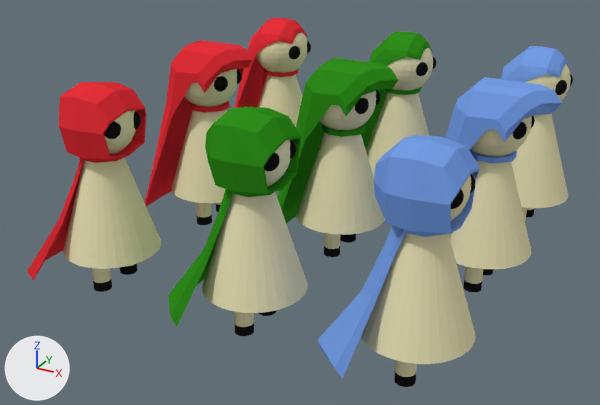
Before and after pictures for a commit that changed the Blender file Art Assets/NPC Models/NPC Clothing/Hunter Cape MKII (Head).blend.
Both versions are drawn from a 50 mm camera at (22.1, -31.0, 17.3) aimed at (6.0, -1.8, 2.6). Every picture has the same lights, and +X, +Y and +Z are marked at lower left.

The first picture shows 'Cube', 'Cube.001', 'Cube.002', 'Cube.003', 'Cube.004', 'Cube.005', 'Unequipped Human MKII', 'Unequipped Human MKII.001', 'Unequipped Human MKII.002', 'Unequipped Human MKII.003', 'Unequipped Human MKII.004', 'Unequipped Human MKII.005', 'Unequipped Human MKII.006', 'Unequipped Human MKII.007', 'Unequipped Human MKII.008'.
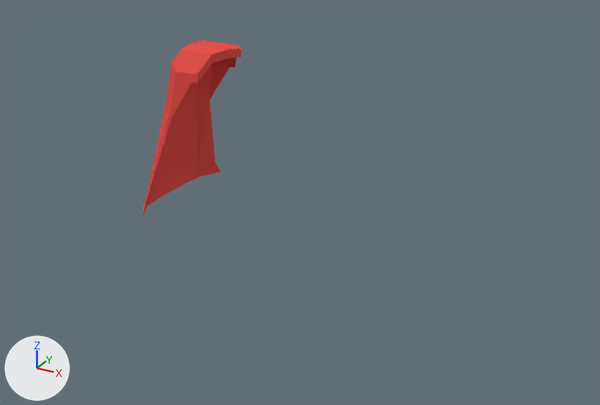
Commit message: Uploaded new capes
Overiding the last file that had all 9 capes on it, this simply uploades the three final capes we are going to be using on the NPC's

What differs and where, as boxes (x1, y1, x2, y2) in the pictures (600 x 405 px):
'Unequipped Human MKII.008', deleted: before (361, 174, 475, 387)
'Cube.005', deleted: before (317, 135, 480, 379)
'Unequipped Human MKII.003', deleted: before (202, 140, 308, 336)
'Unequipped Human MKII.002', deleted: before (63, 110, 161, 292)
'Cube', reshaped (10% narrower): before (144, 40, 253, 207); after (143, 40, 241, 215)
'Unequipped Human MKII.005', deleted: before (296, 91, 385, 257)
'Cube.002', deleted: before (168, 107, 301, 326)
'Unequipped Human MKII.006', deleted: before (449, 116, 535, 292)
'Cube.001', deleted (red): before (27, 82, 146, 280)
'Unequipped Human MKII.007', deleted: before (500, 46, 573, 221)
'Cube.003', deleted: before (277, 58, 398, 223)
'Unequipped Human MKII.004', deleted: before (361, 31, 436, 176)
'Unequipped Human MKII.001', deleted: before (234, 18, 311, 127)
'Cube.004', deleted: before (445, 77, 562, 164)
'Unequipped Human MKII', deleted: before (171, 69, 242, 225)
part 1 of me_cube_004, deleted: before (190, 101, 230, 113)
part 2 of me_cube_004, cut back: before (178, 40, 253, 93); after (178, 40, 241, 82)
part 3 of me_cube_004, recoloured: before (144, 40, 202, 207); after (143, 40, 236, 215)

The change, as a list of edits to the scene's bpy script:
```text
Add mat_red_hunter_cape_mkii:
    mat_red_hunter_cape_mkii = diffuse_material('Red Hunter Cape MKII')
    mat_red_hunter_cape_mkii.base_color = (0.8, 0.0861, 0.074)  # red #e7534d
Change me_cube_004:
    used by ob_cube; location = (0.12, 0.0, 8.67); scale = (1.0, 1.0, 0.198)
    remove me_cube_004.from_pydata(...)  # 122 vertices, 122 faces, 1 loose edge; spans x -2.7..2.5, y -3.3..3.3, z -39.4..-0.2
    add me_cube_004.from_pydata(...)  # 92 vertices, 98 faces, 1 loose edge; spans x -2.7..1.9, y -3.3..3.3, z -39.4..-0.2
    me_cube_004 part 1: the loose piece of 16 vertices spanning x -0.8..1.0, y -0.9..0.9, z -15.2..-14.1 is deleted
    me_cube_004 part 2
    14 vertices are removed from x 0.9..2.5, y -1.5..1.5, z -9.4..-2.4
    20 faces are deleted
    3 vertices in x 1.2..2.1, y -1.0..1.0, z -1.0..-0.2 move by (-0.2, 0.0, 0.0)
    2 vertices move from x 1.5, y -0.5..0.5, z -0.2 to x 1.4, y -0.5..0.5, z -0.2
    6 new faces join them
    me_cube_004 part 3: 92 faces spanning x -2.7..1.9, y -3.3..3.3, z -39.4..-0.2 switch from mat_hunter_cape_red (red #e7313a) to mat_red_hunter_cape_mkii (red #e7534d)
Remove ob_unequipped_human_mkii_008:
    ob_unequipped_human_mkii_008 = bpy.data.objects.new('Unequipped Human MKII.008', me_cone_008)
Remove ob_cube_005:
    ob_cube_005 = bpy.data.objects.new('Cube.005', me_cube_005)
Remove ob_unequipped_human_mkii_007:
    ob_unequipped_human_mkii_007 = bpy.data.objects.new('Unequipped Human MKII.007', me_cone_007)
Remove ob_cube_004:
    ob_cube_004 = bpy.data.objects.new('Cube.004', me_cube_003)
Remove ob_unequipped_human_mkii_006:
    ob_unequipped_human_mkii_006 = bpy.data.objects.new('Unequipped Human MKII.006', me_cone_006)
Remove ob_unequipped_human_mkii_005:
    ob_unequipped_human_mkii_005 = bpy.data.objects.new('Unequipped Human MKII.005', me_cone_005)
Remove ob_cube_003:
    ob_cube_003 = bpy.data.objects.new('Cube.003', me_cube_002)
Remove ob_unequipped_human_mkii_004:
    ob_unequipped_human_mkii_004 = bpy.data.objects.new('Unequipped Human MKII.004', me_cone_004)
Remove ob_cube_002:
    ob_cube_002 = bpy.data.objects.new('Cube.002', me_cube_001)
Remove ob_unequipped_human_mkii_003:
    ob_unequipped_human_mkii_003 = bpy.data.objects.new('Unequipped Human MKII.003', me_cone_003)
Remove ob_unequipped_human_mkii_002:
    ob_unequipped_human_mkii_002 = bpy.data.objects.new('Unequipped Human MKII.002', me_cone_002)
Remove ob_cube_001:
    ob_cube_001 = bpy.data.objects.new('Cube.001', me_cube_000)
Remove ob_unequipped_human_mkii_001:
    ob_unequipped_human_mkii_001 = bpy.data.objects.new('Unequipped Human MKII.001', me_cone_001)
Remove ob_unequipped_human_mkii:
    ob_unequipped_human_mkii = bpy.data.objects.new('Unequipped Human MKII', me_cone)
```
